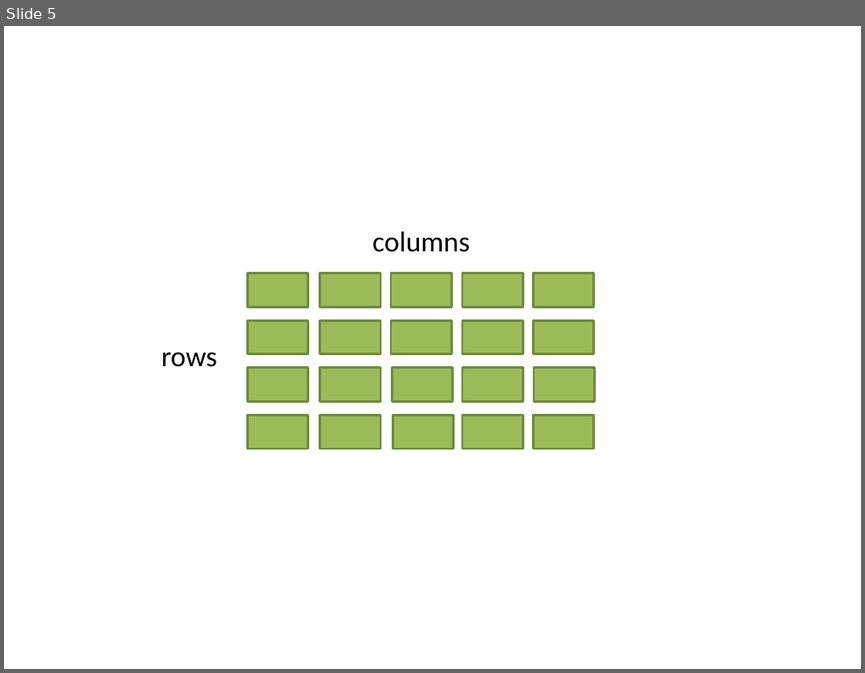
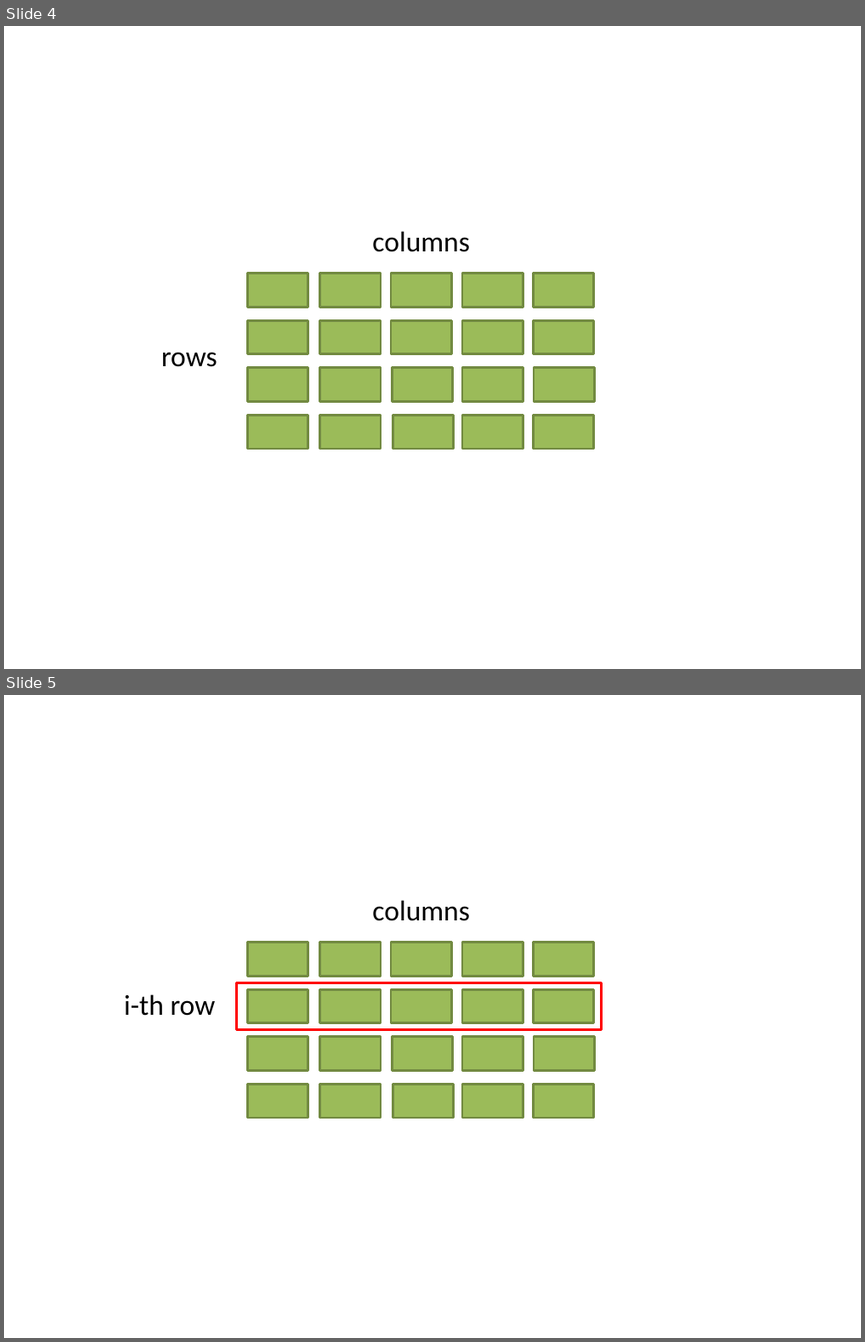
Before and after one commit to dboyliao/MLDM_RBasic, a slide deck: appendix/genImagesExamples.pptx. Shown one above the other, each under a label of ours: slide 5 before the commit, slides 4 and 5 after it. The pictures are 865x673 and 865x1342 pixels, drawn with LibreOffice and Linux fonts; fonts in the diff are those of the drawing. Boxes give left, top, right and bottom in pixels: in the first picture for what was removed or moved away, otherwise in the second. Text is boxed around its words. In the diff, an @@ line names an element or a change of style, - is before the commit and + after.

```diff
--- a/appendix/genImagesExamples.pptx
+++ b/appendix/genImagesExamples.pptx
@@ slide 5 added at box(4, 695, 861, 1338), background #FFFFFF @@
@@ text added at box(372, 900, 470, 921), 24 pt, text #000000 @@
+columns
@@ rectangle added at box(247, 941, 308, 975), fill #9BBB59, outline #738A42 2 pt @@
@@ rectangle added at box(320, 941, 381, 975), fill #9BBB59, outline #738A42 2 pt @@
@@ rectangle added at box(391, 941, 451, 975), fill #9BBB59, outline #738A42 2 pt @@
@@ rectangle added at box(462, 941, 523, 975), fill #9BBB59, outline #738A42 2 pt @@
@@ rectangle added at box(533, 941, 594, 975), fill #9BBB59, outline #738A42 2 pt @@
@@ text added at box(124, 994, 216, 1015), 24 pt, text #000000 @@
+i-th row
@@ rectangle added at box(237, 983, 602, 1030), outline #FF0000 2 pt @@
@@ rectangle added at box(247, 990, 308, 1023), fill #9BBB59, outline #738A42 2 pt @@
@@ rectangle added at box(320, 990, 381, 1023), fill #9BBB59, outline #738A42 2 pt @@
@@ rectangle added at box(391, 990, 451, 1023), fill #9BBB59, outline #738A42 2 pt @@
@@ rectangle added at box(462, 990, 523, 1023), fill #9BBB59, outline #738A42 2 pt @@
@@ rectangle added at box(533, 990, 594, 1023), fill #9BBB59, outline #738A42 2 pt @@
@@ rectangle added at box(247, 1037, 308, 1071), fill #9BBB59, outline #738A42 2 pt @@
@@ rectangle added at box(320, 1037, 381, 1071), fill #9BBB59, outline #738A42 2 pt @@
@@ rectangle added at box(392, 1037, 453, 1071), fill #9BBB59, outline #738A42 2 pt @@
@@ rectangle added at box(462, 1037, 523, 1071), fill #9BBB59, outline #738A42 2 pt @@
@@ rectangle added at box(534, 1037, 595, 1071), fill #9BBB59, outline #738A42 2 pt @@
@@ rectangle added at box(247, 1084, 308, 1117), fill #9BBB59, outline #738A42 2 pt @@
@@ rectangle added at box(320, 1084, 381, 1117), fill #9BBB59, outline #738A42 2 pt @@
@@ rectangle added at box(393, 1084, 454, 1117), fill #9BBB59, outline #738A42 2 pt @@
@@ rectangle added at box(462, 1084, 523, 1117), fill #9BBB59, outline #738A42 2 pt @@
@@ rectangle added at box(533, 1084, 594, 1117), fill #9BBB59, outline #738A42 2 pt @@
@@ what was slide 5 is now slide 4 @@
```
Also in this commit, not shown: 12 other slides added, 1 slide removed, 18 other files.
